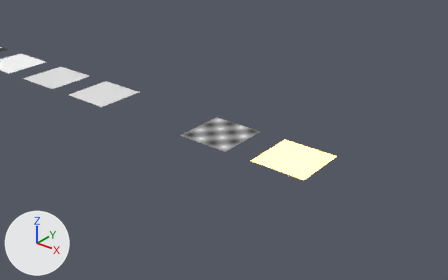
Renders of the Blender file packages/import-blend/test/fixtures/materials-5.2.blend from each side of a commit.
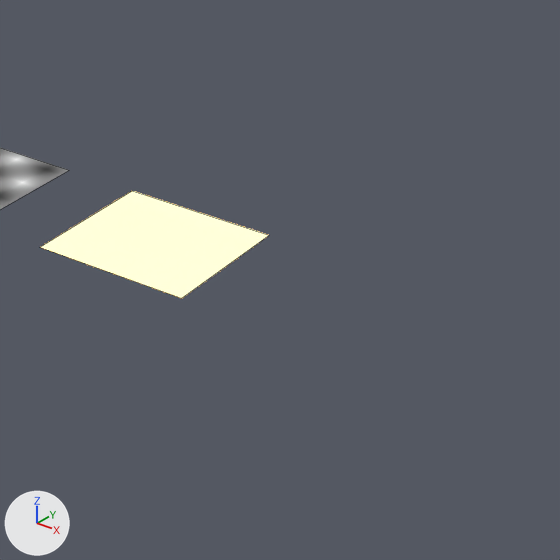
There are two pictures of each version: one from a camera (50 mm lens) standing at (43.62, -7.56, 4.58) and looking at (38.52, -1.19, 0.63), one close up on the part from 52% to 100% of the width and 24% to 100% of the height. Lighting does not change. The marker at lower left points along +X, +Y and +Z. The first two pictures are the older version. The close-ups show mesh edges as thin lines.

In view in the first close-up: 'PulsingPlane', 'TiltedPlane'.
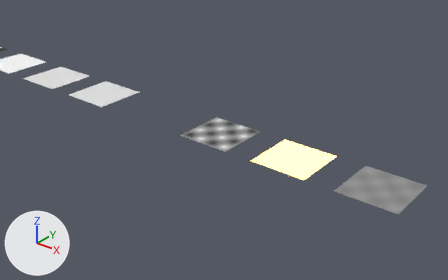
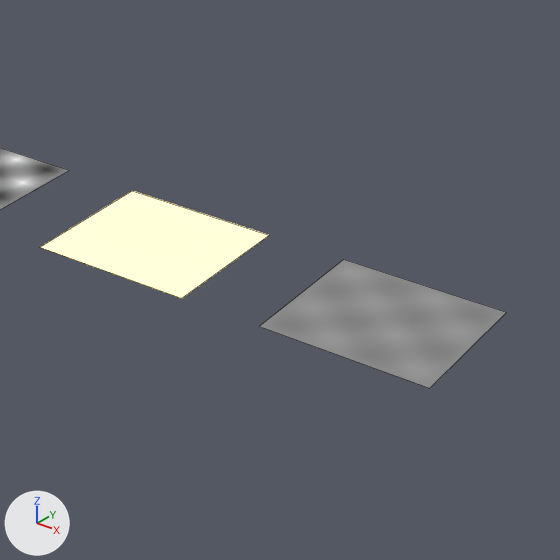
Boxes [x1, y1, x2, y2] around the edits, measured in the close-ups (560 x 560 px):
'SmartPlane', added
    after: [259, 260, 506, 388]

Diff of the bpy script that builds the scene:
```diff
--- a/packages/import-blend/test/fixtures/materials-5.2.blend.py
+++ b/packages/import-blend/test/fixtures/materials-5.2.blend.py
@@ mat_smart @@
+mat_smart = principled_material('Smart')
+mat_smart.texture = img_checker_png
@@ me_smartplanemesh @@
+me_smartplanemesh.from_pydata(...)  # 4 vertices, 1 face; spans x -0.5..0.5, y -0.5..0.5, z 0.0
+me_smartplanemesh.materials.append(mat_smart)  # picture img_checker_png
@@ ob_smartplane @@
+ob_smartplane = bpy.data.objects.new('SmartPlane', me_smartplanemesh)
+ob_smartplane.location = (40.5, 0.0, 0.0)
```
